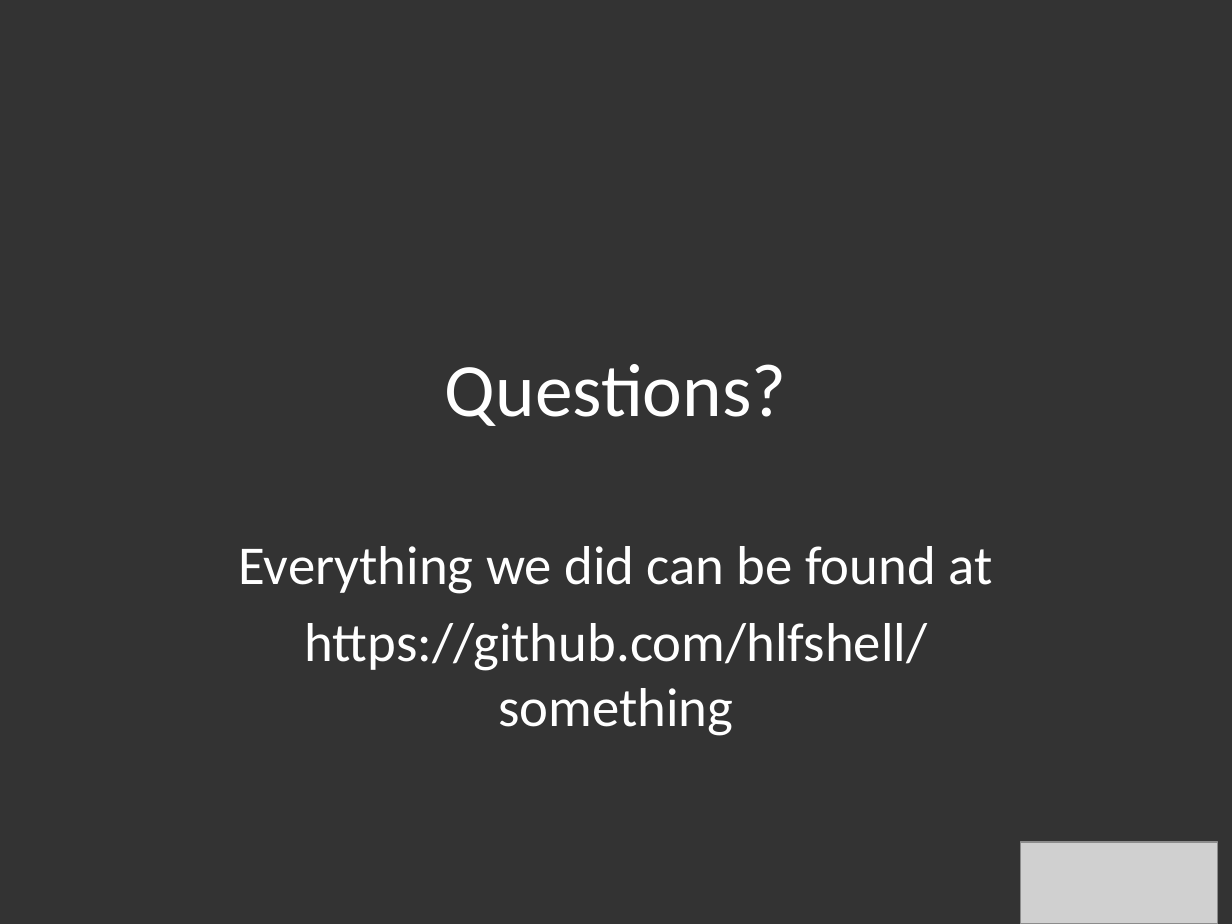
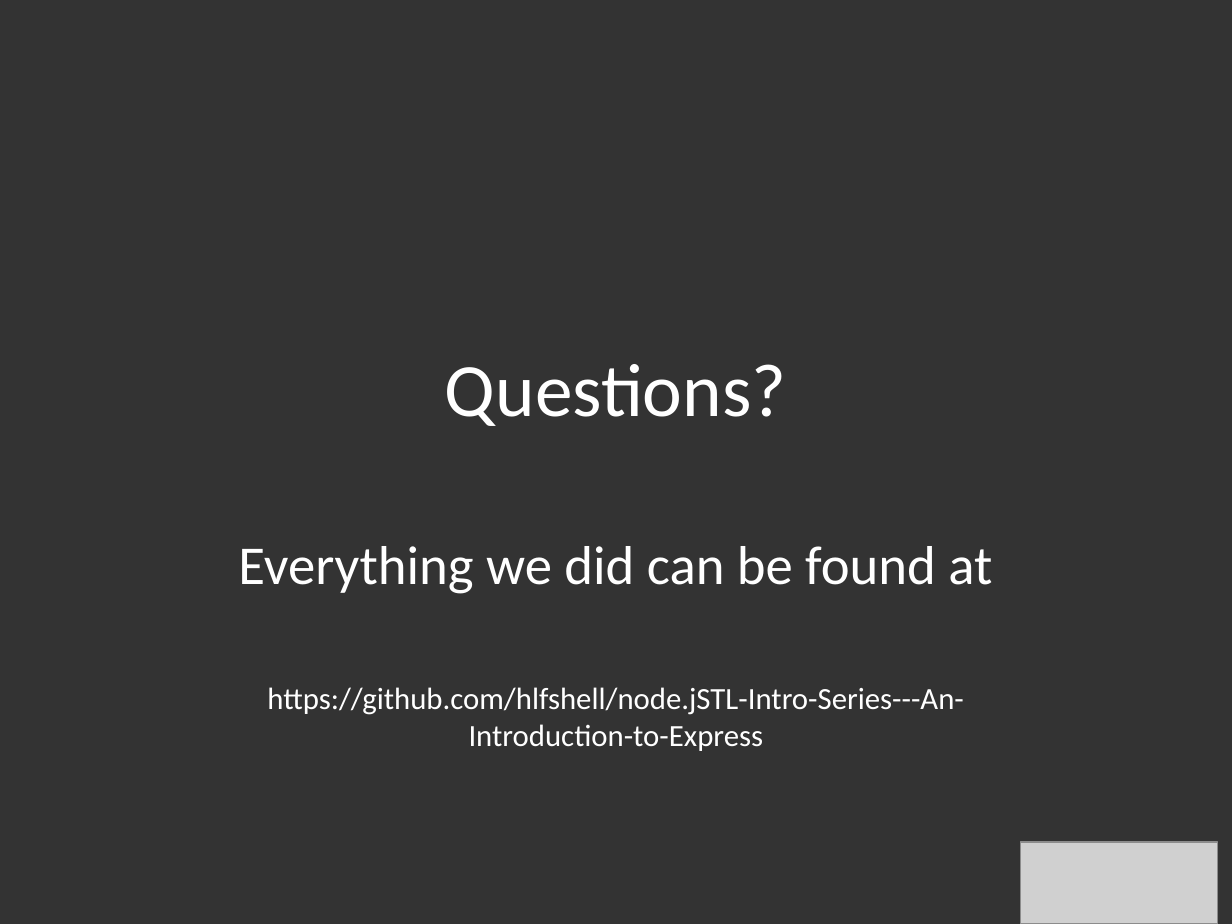
Before and after one commit to hlfshell/node.jSTL-Intro-Series---An-Introduction-to-Express, a slide deck: slide 32 of nodejs intro to express.pptx. Drawn at 1232x924 pixels with LibreOffice and Linux fonts; fonts in the diff are those of the drawing; grey boxes stand for pictures. Boxes give left, top, right and bottom in pixels: in the first picture for what was removed or moved away, otherwise in the second. Text is boxed around its words. In the diff, an @@ line names an element or a change of style, - is before the commit and + after.

```diff
--- a/nodejs intro to express.pptx
+++ b/nodejs intro to express.pptx
@@ subtitle at <box>267,687,963,751</box>: text changed; size 32 to 18 pt @@
-https://github.com/hlfshell/something
+https://github.com/hlfshell/node.jSTL-Intro-Series---An-Introduction-to-Express
```
Also in this commit, not shown: 1 other slide changed.
